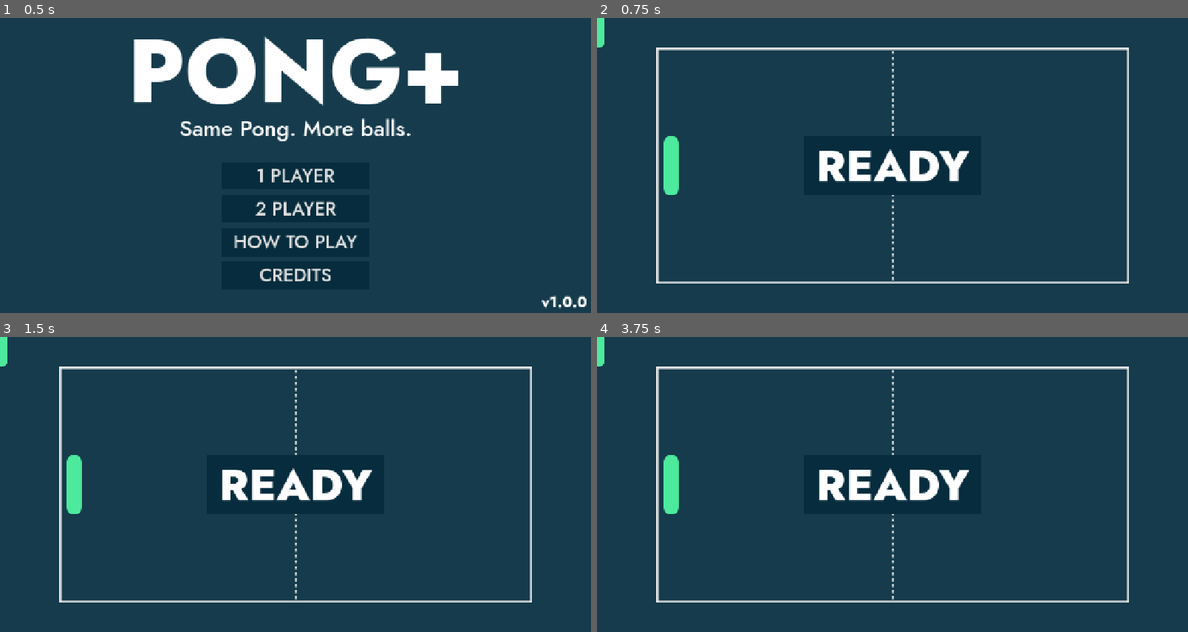
Above: before the commit, frames 1-4 (two rows, left to right).
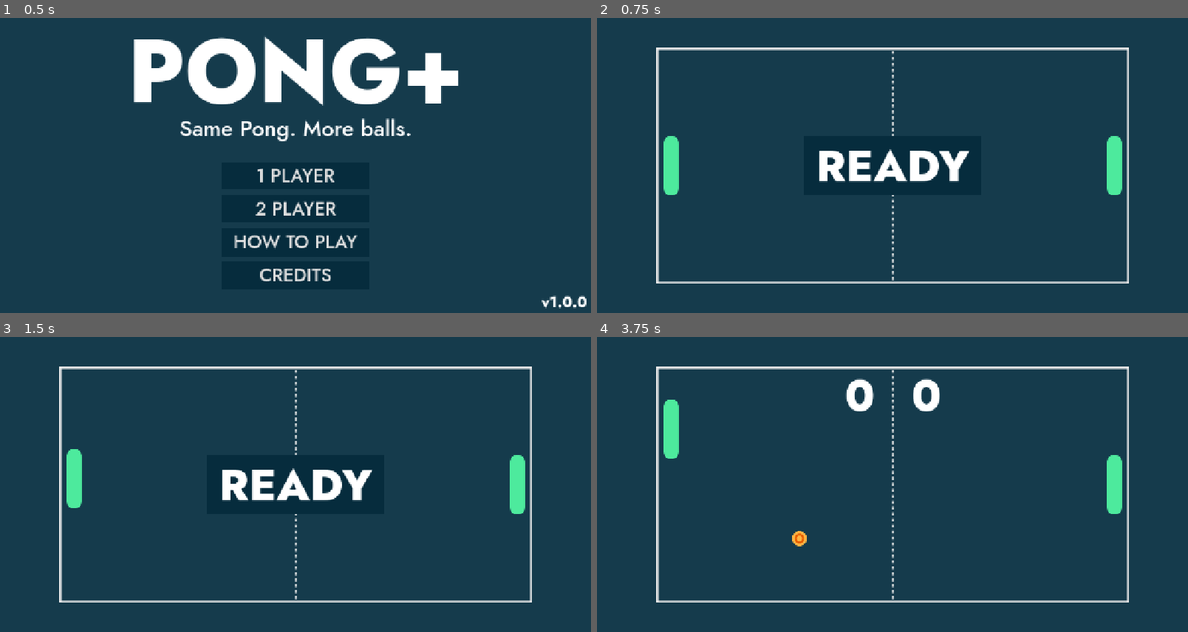
Above: after the commit, the same moments.

Repository: cf-Le3/pong-plus
Game: Godot game, scene res://general/main/main.tscn
The game is run twice, just before and just after one commit, with the same random seed, the same clock (stepped at 60 frames per second) and the same inputs.
Inputs:
- Up to frame 1 (0.5 s): no input
- Up to frame 2 (0.75 s): click "1 PLAYER" at 0.5 s
- Up to frame 3 (1.5 s): tap Enter at 1.25 s; hold W (up_player1) from 1.28 s (still down); hold Down (down_player2) from 1.28 s (still down)
- Up to frame 4 (3.75 s): tap Up (up_player2) at 1.55, 2.1, 3.05, 3.6 s; release W (up_player1) at 2.03 s; release Down (down_player2) at 2.03 s; hold S (down_player1) 2.03-2.78 s; tap Down (down_player2) at 2.3 s; hold Down (down_player2) 2.78-3.53 s; hold W (up_player1) from 2.78 s (still down)

Frame 1 is identical in both runs. In frame 2, 0.6% of the frame differs, in the area x 0-89%, y 0-60%; in frame 3, 0.8%; in frame 4, 4.1%, in the area x 0-89%, y 0-71%.
Error before the commit: Parse Error: Identifier "ACCELERATION" not declared in the current scope. (res://gameplay/paddle/paddle.gd:59)

Commit message:
Implement paddle resizing mechanic

Diff:
--- a/Pong Plus/gameplay/paddle/paddle.gd
+++ b/Pong Plus/gameplay/paddle/paddle.gd
@@ -4,6 +4,10 @@
 var init_x: float
 var _terminal_speed := 300.0
 const _ACCELERATION := 10.0
+const _SCALE_INCREMENT := 0.05
+const _SPEED_INCREMENT := 25.0
+const _SCALE_MIN := 0.75
+const _SCALE_MAX := 1.25
 
 func _physics_process(delta: float) -> void:
 	if is_player_controlled:
@@ -17,10 +21,17 @@
 	if collision && collision.get_collider().is_in_group("bounce_walls"):
 		velocity.y = lerp(velocity.y, 0.0, 0.2)
 
-	# Correct horizontal shift of paddles upon colliding with balls.
 	if collision && collision.get_collider().is_in_group("balls"):
-		if global_position.x != init_x:
-			global_position.x = init_x
+		var ball: Ball = collision.get_collider()
+		if ball.can_collide_with_paddle:
+			if ball.effect == Ball.Effect.GROW:
+				grow()
+			elif ball.effect == Ball.Effect.SHRINK:
+				shrink()
+
+	# Correct x-coordinate if paddle is shifted during collision.
+	if global_position.x != init_x:
+		global_position.x = init_x
 
 func set_velocity_player() -> void:
 	if (is_player_1 && Input.is_action_pressed("up_player1")) || (!is_player_1 && Input.is_action_pressed("up_player2")):
@@ -37,8 +48,8 @@
 		var nearest_ball: Ball = null
 		var nearest_distance: float = INF
 
-		for b in balls:
-			if b.velocity.x > 0 && b.global_position.x < global_position.x:
+		for b: Ball in balls:
+			if b.velocity.x > 0 && b.global_position.x < global_position.x && b.can_collide_with_paddle:
 				var distance: float = global_position.x - b.global_position.x
 				if distance < nearest_distance:
 					nearest_ball = b
@@ -56,10 +67,22 @@
 	slow_to_halt()
 
 func move_up() -> void:
-	velocity.y = max(velocity.y - ACCELERATION, -SPEED_MAX)
+	velocity.y = max(velocity.y - _ACCELERATION, -_terminal_speed)
 
 func move_down() -> void:
-	velocity.y = min(velocity.y + ACCELERATION, SPEED_MAX)
+	velocity.y = min(velocity.y + _ACCELERATION, _terminal_speed)
 
 func slow_to_halt() -> void:
 	velocity.y = lerp(velocity.y, 0.0, 0.05)
+
+func grow() -> void:
+	if scale.y < _SCALE_MAX:
+		scale.y += _SCALE_INCREMENT
+		_terminal_speed -= _SPEED_INCREMENT
+		$GrowSound.play()
+
+func shrink() -> void:
+	if scale.y > _SCALE_MIN:
+		scale.y -= _SCALE_INCREMENT
+		_terminal_speed += _SPEED_INCREMENT
+		$ShrinkSound.play()
